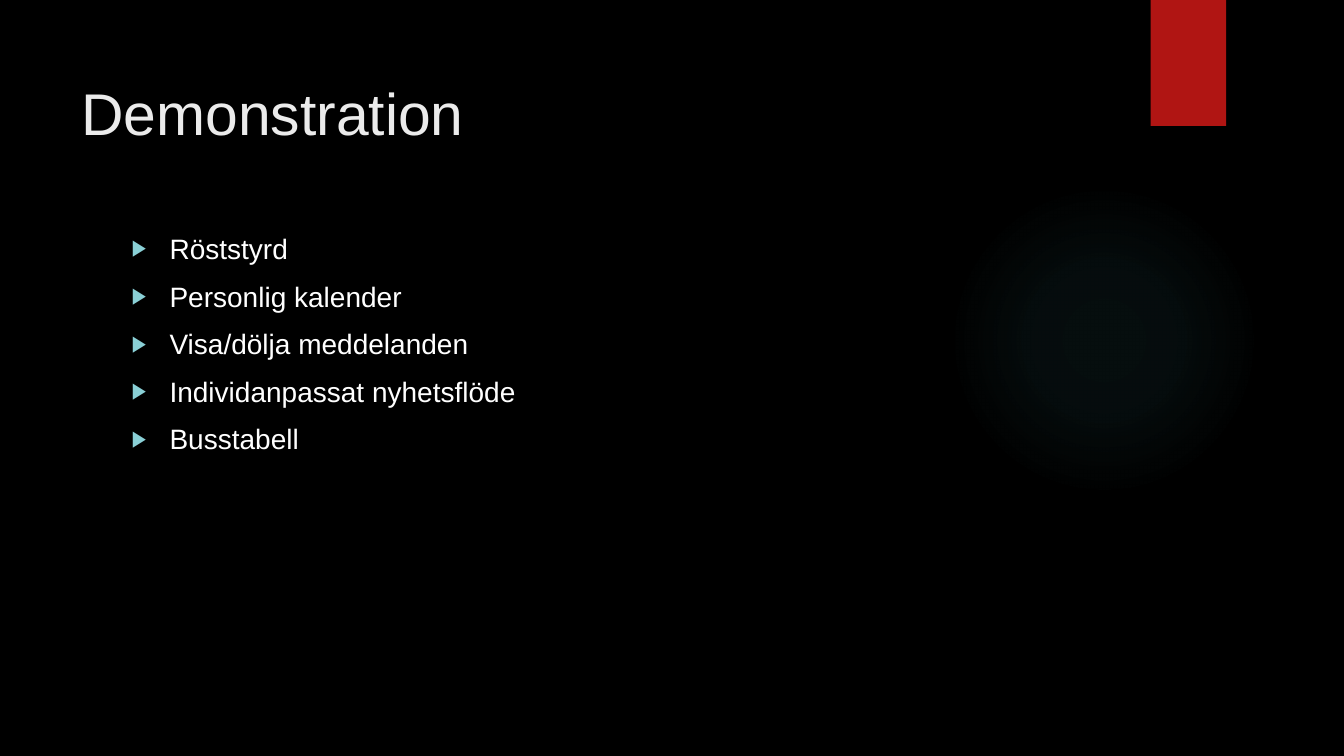
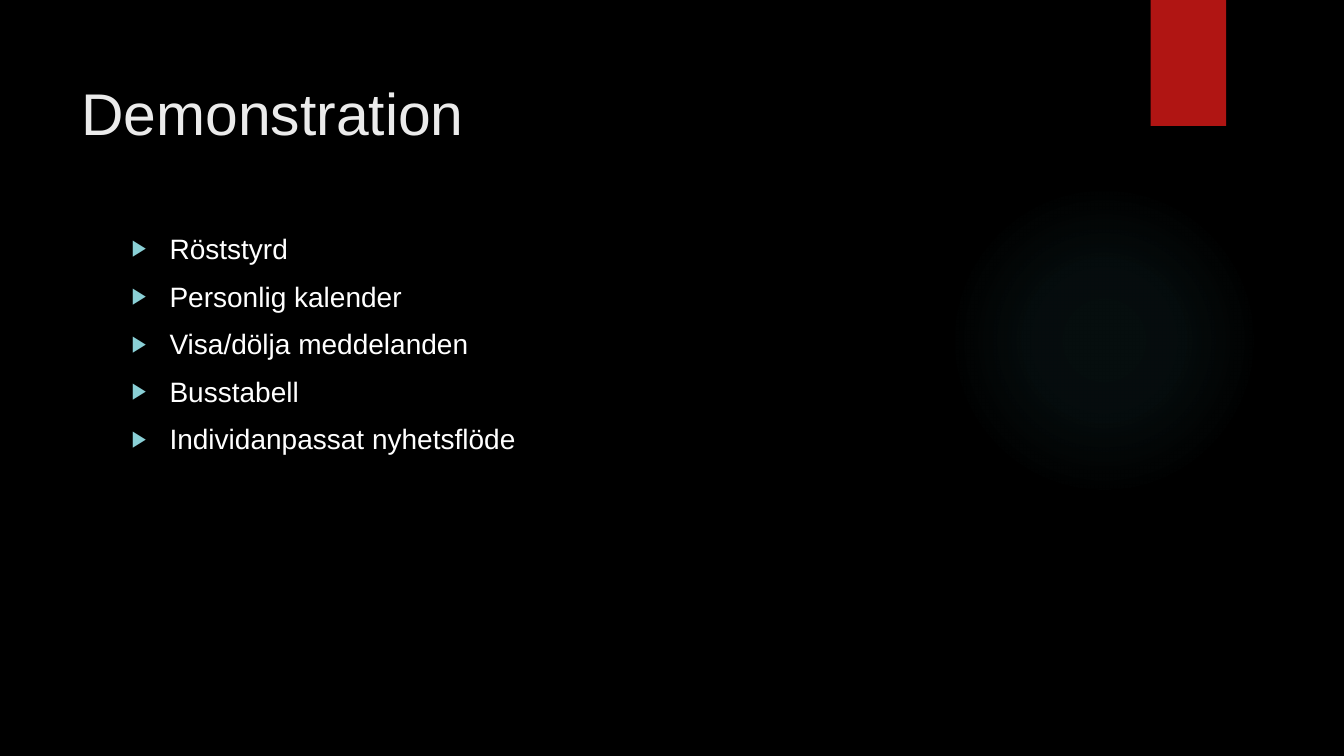
Before and after one commit to hamadaio/magic-mirror-project, a slide deck: slide 11 of pitch_group_mirror.pptx (slide 10 before the commit). Drawn at 1344x756 pixels with LibreOffice and Linux fonts; fonts in the diff are those of the drawing; background and template pictures are left out. Boxes give left, top, right and bottom in pixels: in the first picture for what was removed or moved away, otherwise in the second. Text is boxed around its words. In the diff, an @@ line names an element or a change of style, - is before the commit and + after.

```diff
--- a/pitch_group_mirror.pptx
+++ b/pitch_group_mirror.pptx
@@ text at [170,381,299,403]: paragraph added @@
+▶ Busstabell
@@ text at [170,428,299,450]: paragraph removed @@
-▶ Busstabell
```
Also in this commit, not shown: 10 other slides changed, 2 slides added.
